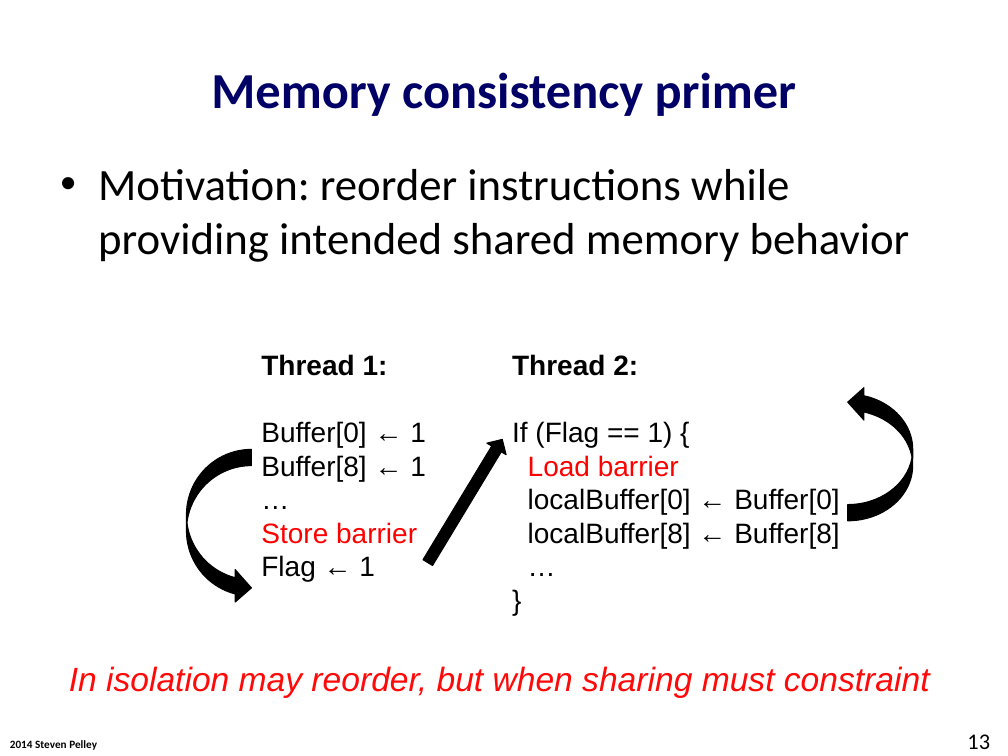
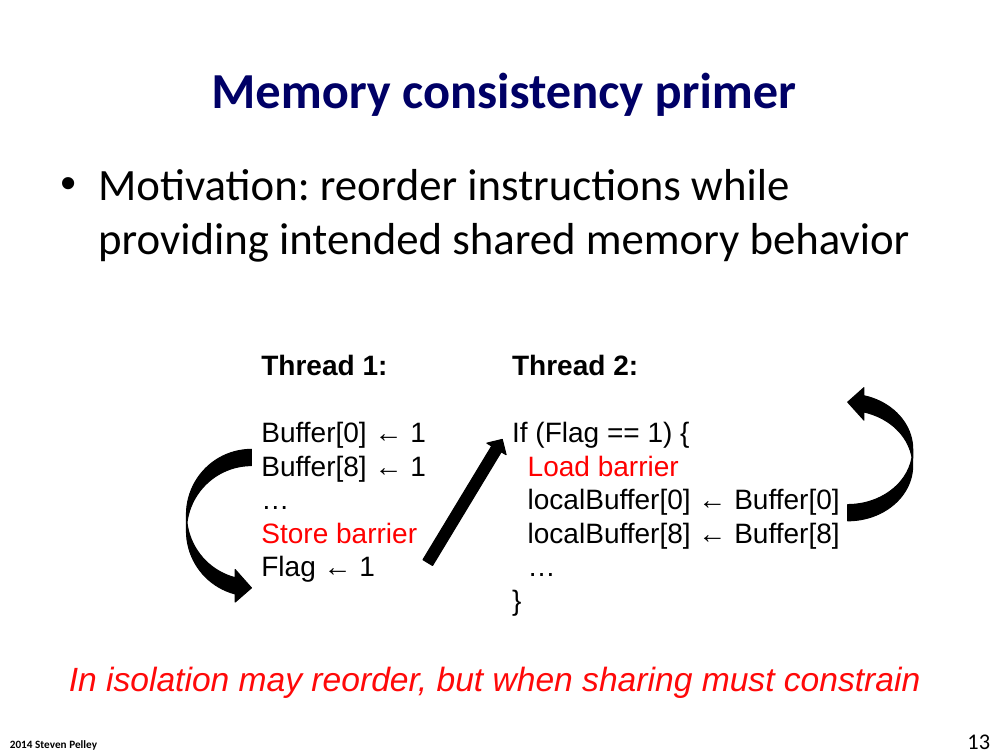
Before and after one commit to Abulila/dissertation, a slide deck: slide 13 of proposal/defense.pptx. Drawn at 1008x756 pixels with LibreOffice and Linux fonts; fonts in the diff are those of the drawing; background and template pictures are left out. Boxes give left, top, right and bottom in pixels: in the first picture for what was removed or moved away, otherwise in the second. Text is boxed around its words. In the diff, an @@ line names an element or a change of style, - is before the commit and + after.

```diff
--- a/proposal/defense.pptx
+++ b/proposal/defense.pptx
@@ text at box(69, 666, 920, 698): text changed @@
-In isolation may reorder, but when sharing must constraint
+In isolation may reorder, but when sharing must constrain
```
Also in this commit, not shown: 18 other slides changed, 1 slide removed.
